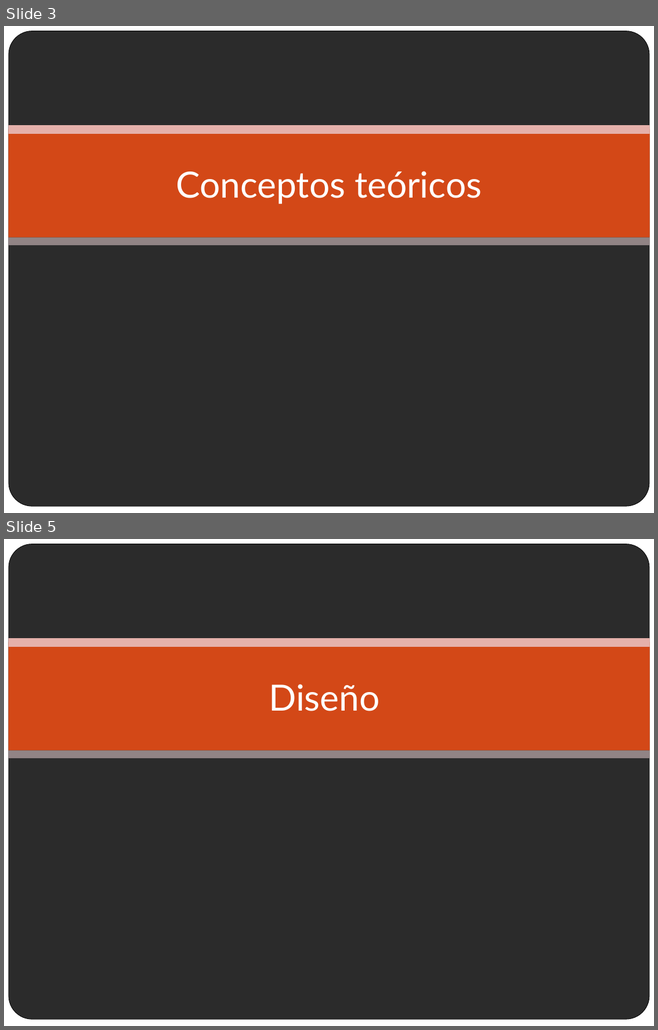
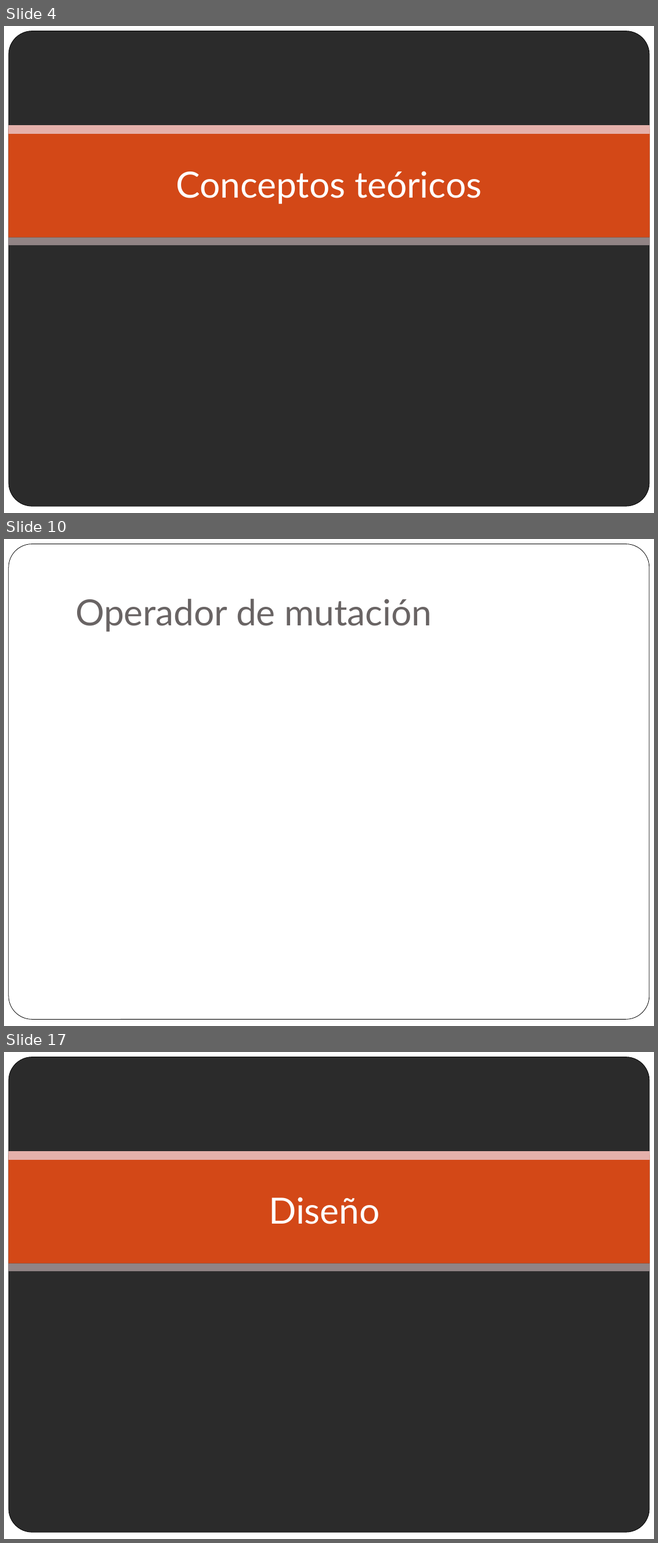
Before and after one commit to paredero/optimizadorga, a slide deck: docs/presentacion.pptx. Shown one above the other, each under a label of ours: slides 3 and 5 before the commit, slides 4, 10 and 17 after it; the slides between them are not shown. The pictures are 658x1030 and 658x1543 pixels, drawn with LibreOffice and Linux fonts; fonts in the diff are those of the drawing; background and template pictures are left out; a plain dark background stands for a picture behind light text. Boxes give left, top, right and bottom in pixels: in the first picture for what was removed or moved away, otherwise in the second. Text is boxed around its words. In the diff, an @@ line names an element or a change of style, - is before the commit and + after.

```diff
--- a/docs/presentacion.pptx
+++ b/docs/presentacion.pptx
@@ slide 10 added at [4,539,654,1026], background #FFFFFF; not listed: 1 template element that a slide beside it also shows @@
@@ title added at [75,599,432,632], 40 pt, text #696464 @@
+Operador de mutación
@@ what was slide 3 is now slide 4 @@
@@ what was slide 5 is now slide 17 @@
```
Also in this commit, not shown: 24 other slides added, 1 slide removed, 1 other file.
